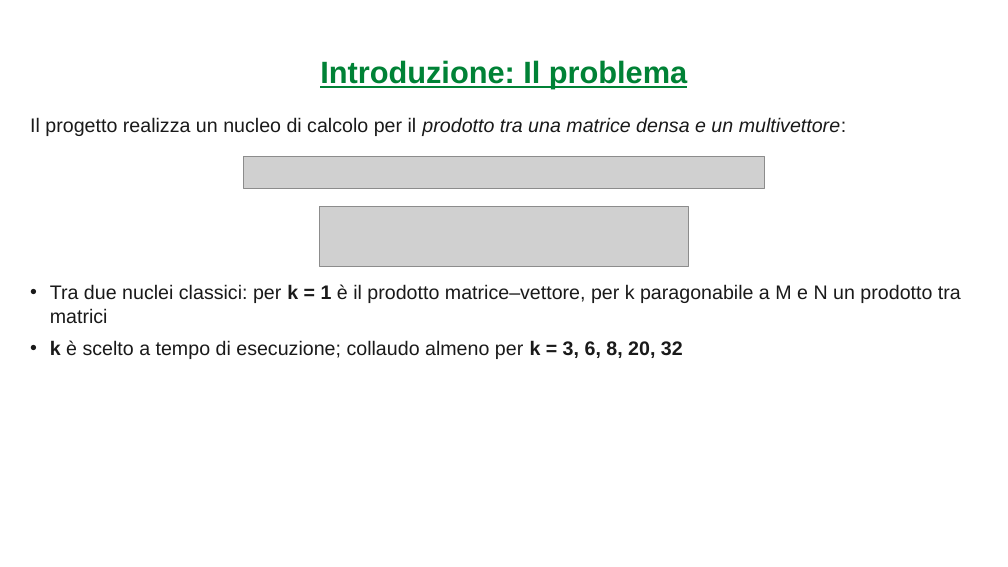
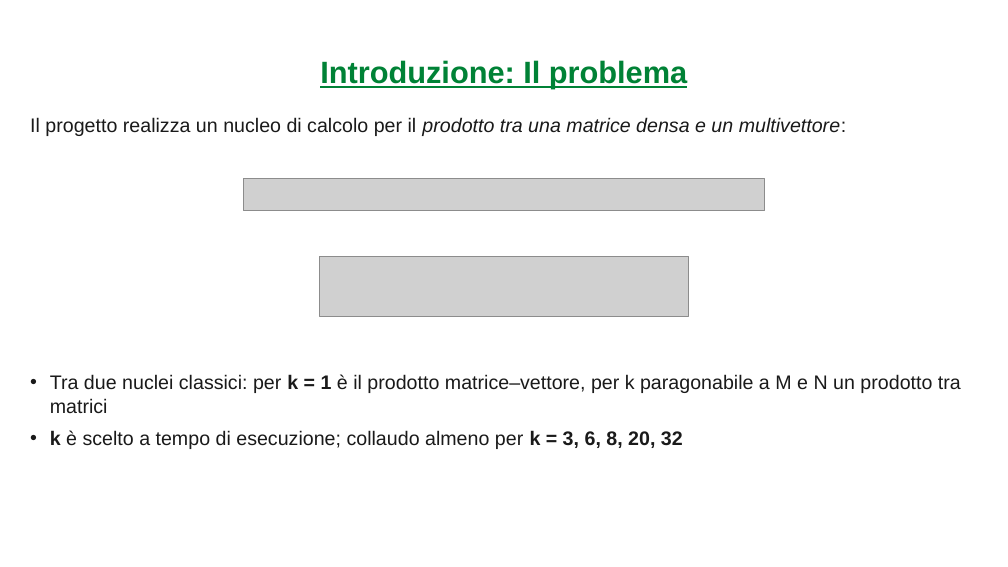
Before and after one commit to carloni2021/SCPA, a slide deck: slide 2 of relazione/presentazione/SCPA_Presentazione_Carloni.pptx. Drawn at 1008x567 pixels with LibreOffice and Linux fonts; fonts in the diff are those of the drawing; grey boxes stand for pictures; background and template pictures are left out. Boxes give left, top, right and bottom in pixels: in the first picture for what was removed or moved away, otherwise in the second. Text is boxed around its words. In the diff, an @@ line names an element or a change of style, - is before the commit and + after.

```diff
--- a/relazione/presentazione/SCPA_Presentazione_Carloni.pptx
+++ b/relazione/presentazione/SCPA_Presentazione_Carloni.pptx
@@ picture: place and size @@
-picture at bbox=[243, 156, 765, 188]
+picture at bbox=[243, 178, 765, 211]
@@ picture: place and size @@
-picture at bbox=[320, 207, 688, 266]
+picture at bbox=[320, 256, 688, 316]
@@ text "Tra due nuclei classici: per ...": place and size @@
-text "Tra due nuclei classici: per ..." at bbox=[50, 284, 961, 359]
+text "Tra due nuclei classici: per ..." at bbox=[50, 374, 961, 449]
```
Also in this commit, not shown: 33 other slides changed, 4 slides added, 8 slides removed, 33 other files.
